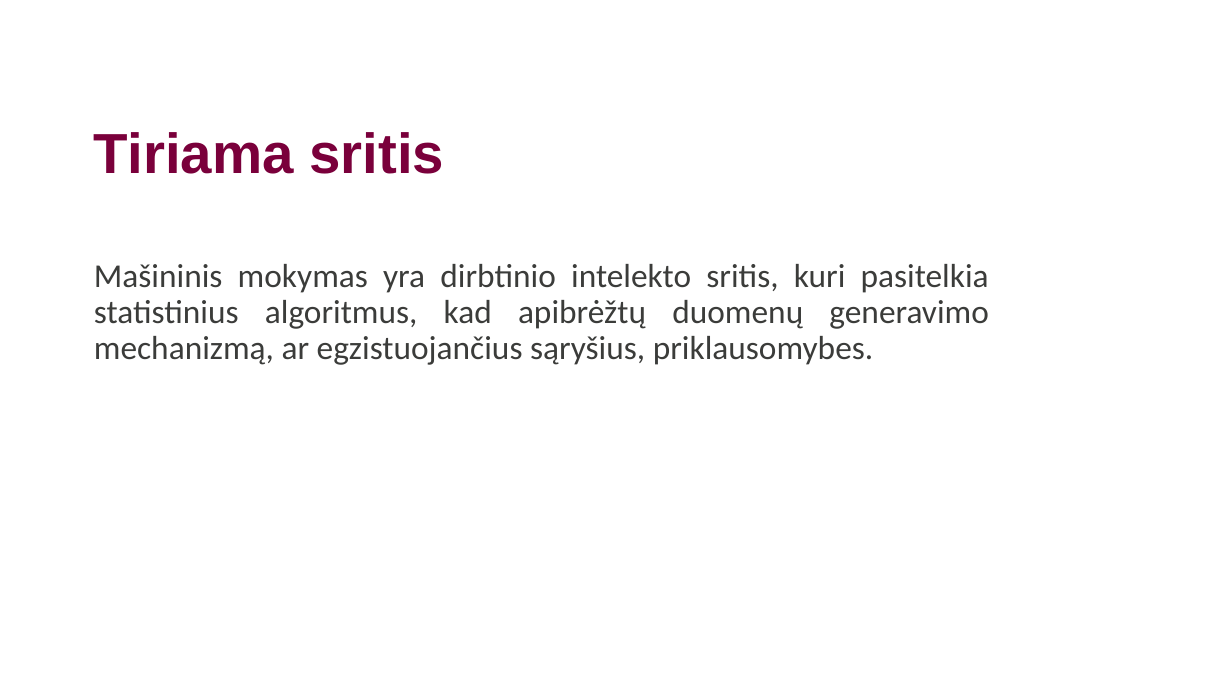
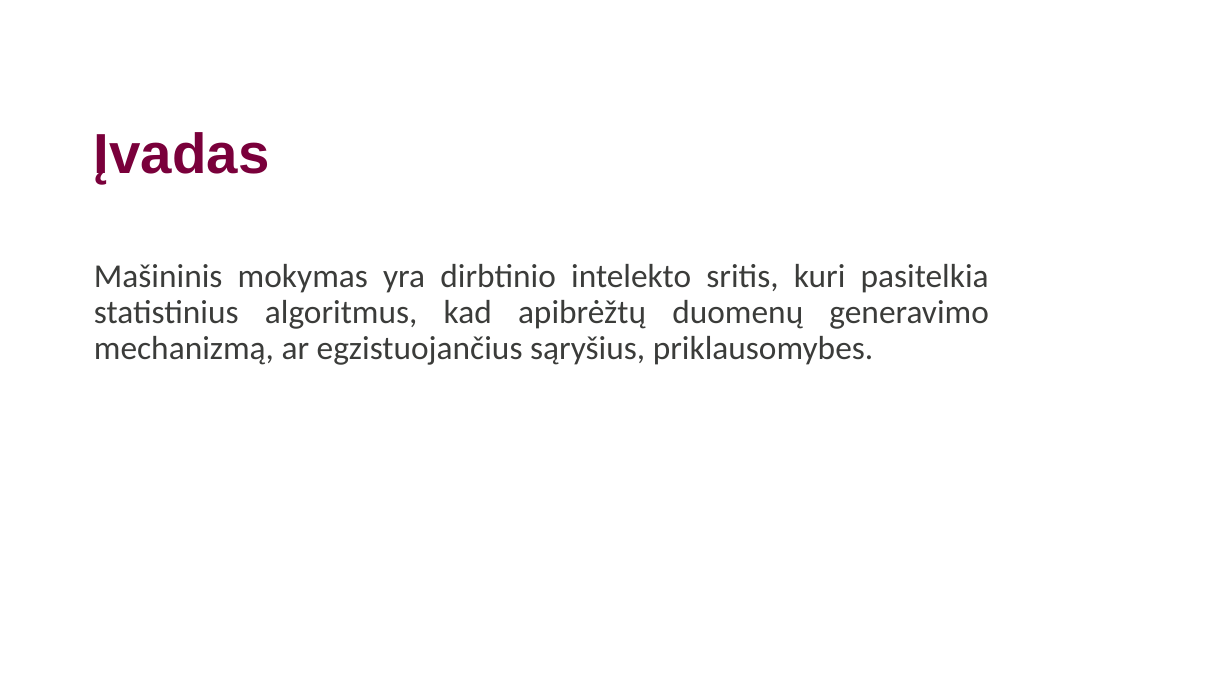
Before and after one commit to PauliusMilmantas/Bakalaurinis_darbas, a slide deck: slide 2 of Straipsnis/Pristatymas.pptx. Drawn at 1232x693 pixels with LibreOffice and Linux fonts; fonts in the diff are those of the drawing; background and template pictures are left out. Boxes give left, top, right and bottom in pixels: in the first picture for what was removed or moved away, otherwise in the second. Text is boxed around its words. In the diff, an @@ line names an element or a change of style, - is before the commit and + after.

```diff
--- a/Straipsnis/Pristatymas.pptx
+++ b/Straipsnis/Pristatymas.pptx
@@ title at bbox=[94, 132, 270, 183]: text changed @@
-Tiriama sritis
+Įvadas
```
Also in this commit, not shown: 3 other slides changed, 1 slide added, 2 slides removed, 1 other file.
